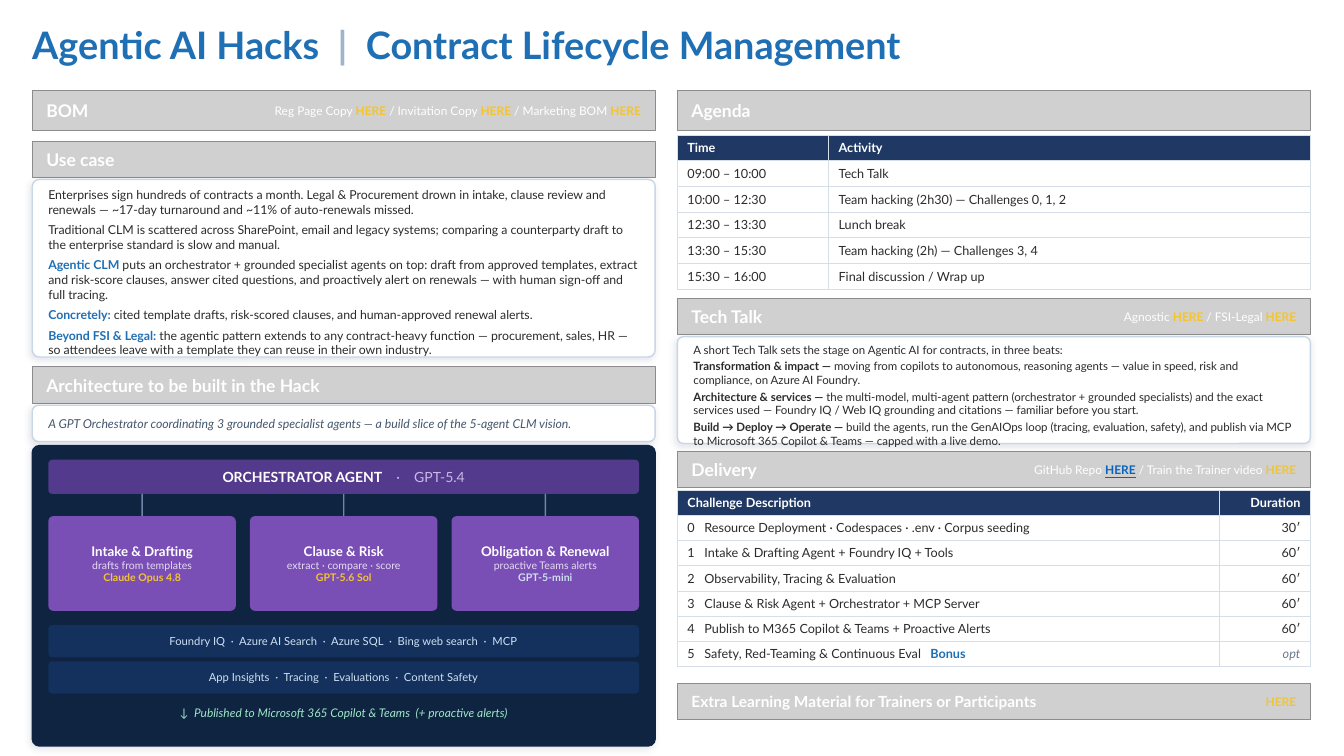
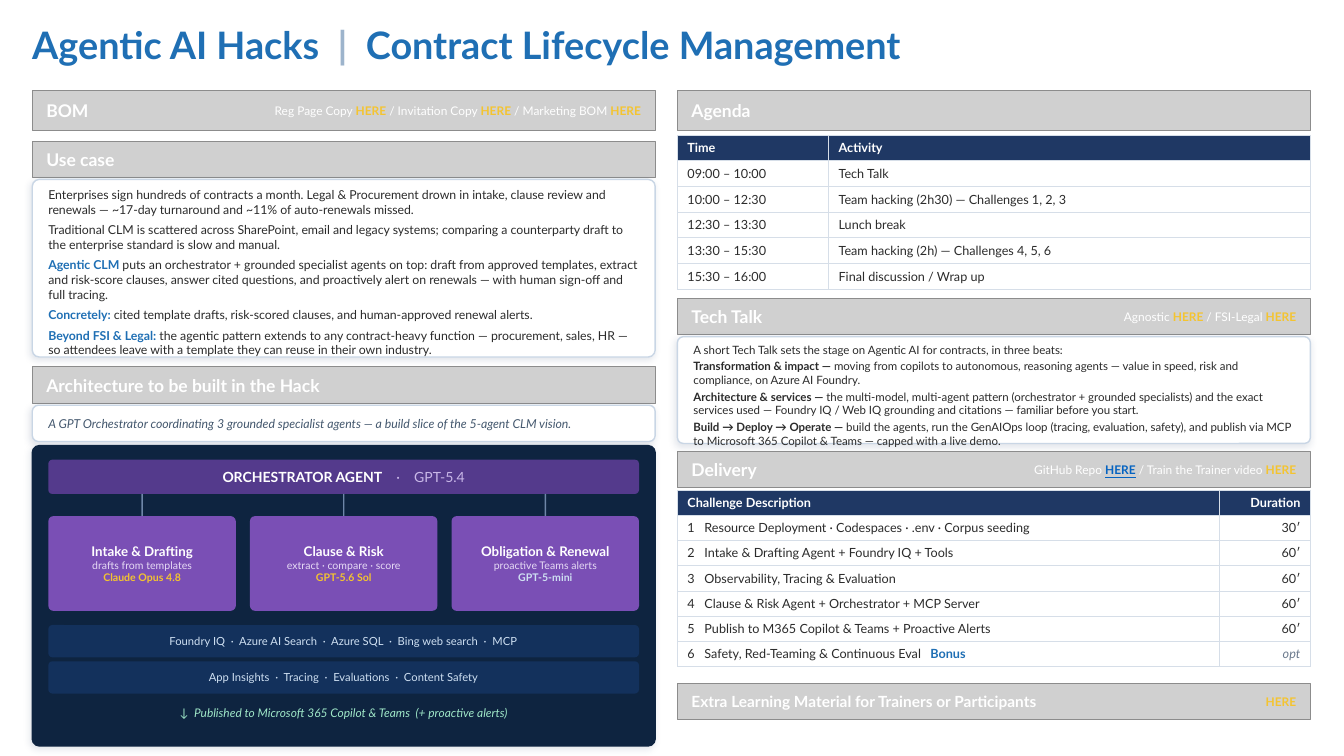
Before and after one commit to glejdis/microhack-aiagents, a slide deck: slide 1 of docs/marketing/CLM-Microhack-BOM.pptx. Drawn at 1344x756 pixels with LibreOffice and Linux fonts; fonts in the diff are those of the drawing; grey boxes stand for pictures; background and template pictures are left out. Boxes give left, top, right and bottom in pixels: in the first picture for what was removed or moved away, otherwise in the second. Text is boxed around its words. In the diff, an @@ line names an element or a change of style, - is before the commit and + after.

```diff
--- a/docs/marketing/CLM-Microhack-BOM.pptx
+++ b/docs/marketing/CLM-Microhack-BOM.pptx
@@ table at bbox=[678, 135, 1311, 289] @@
-row 3, column 2: Team hacking (2h30) — Challenges 0, 1, 2
+row 3, column 2: Team hacking (2h30) — Challenges 1, 2, 3
-row 5, column 2: Team hacking (2h) — Challenges 3, 4
+row 5, column 2: Team hacking (2h) — Challenges 4, 5, 6
@@ table at bbox=[678, 490, 1311, 666] @@
-row 2, column 1: 0 Resource Deployment · Codespaces · .env · Corpus seeding
+row 2, column 1: 1 Resource Deployment · Codespaces · .env · Corpus seeding
-row 3, column 1: 1 Intake & Drafting Agent + Foundry IQ + Tools
+row 3, column 1: 2 Intake & Drafting Agent + Foundry IQ + Tools
-row 4, column 1: 2 Observability, Tracing & Evaluation
+row 4, column 1: 3 Observability, Tracing & Evaluation
-row 5, column 1: 3 Clause & Risk Agent + Orchestrator + MCP Server
+row 5, column 1: 4 Clause & Risk Agent + Orchestrator + MCP Server
-row 6, column 1: 4 Publish to M365 Copilot & Teams + Proactive Alerts
+row 6, column 1: 5 Publish to M365 Copilot & Teams + Proactive Alerts
-row 7, column 1: 5 Safety, Red-Teaming & Continuous Eval Bonus
+row 7, column 1: 6 Safety, Red-Teaming & Continuous Eval Bonus
```
Also in this commit, not shown: 1 other file.
